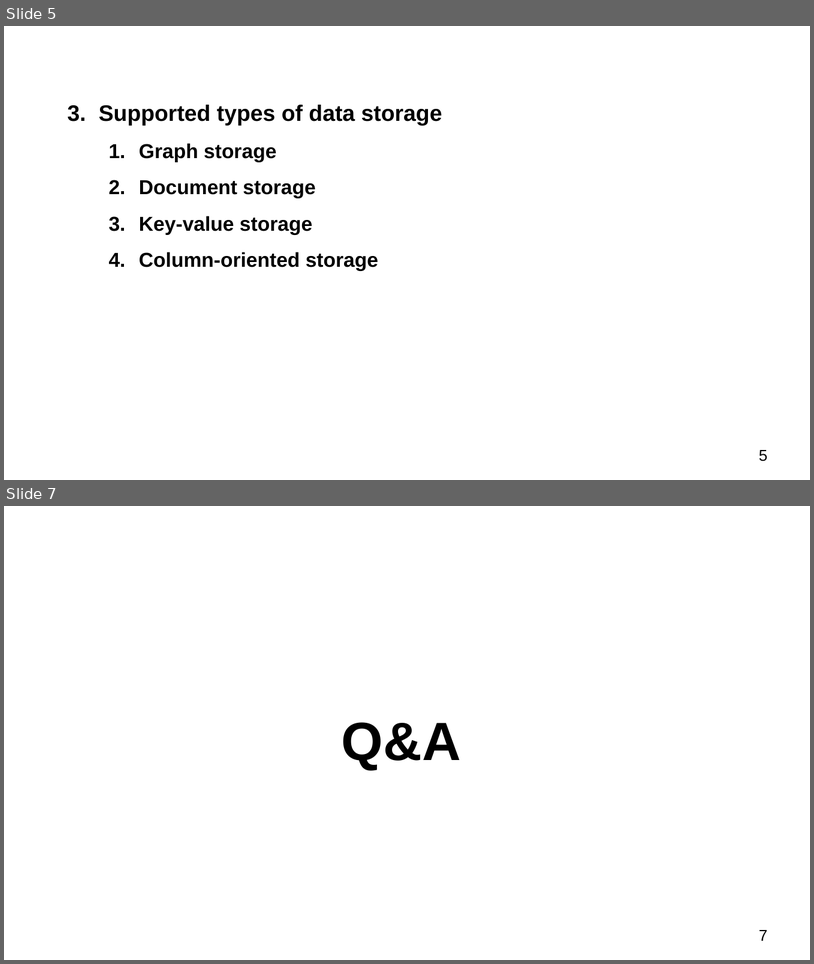
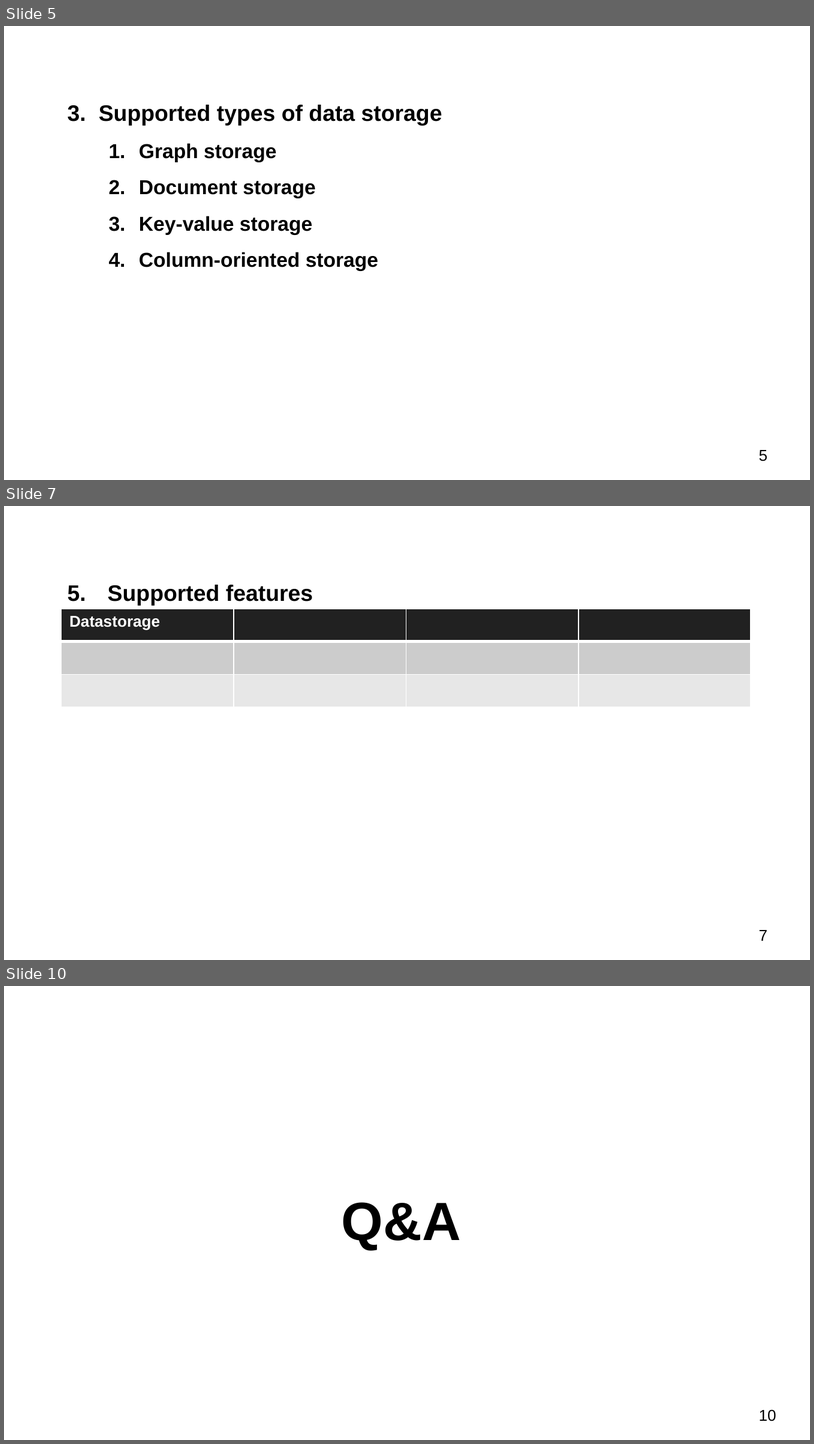
Before and after one commit to schernolyas/jpoint2017, a slide deck: presentation/jpoint2017.pptx. Shown one above the other, each under a label of ours: slides 5 and 7 before the commit, slides 5, 7 and 10 after it; the slides between them are not shown. The pictures are 814x964 and 814x1444 pixels, drawn with LibreOffice and Linux fonts; fonts in the diff are those of the drawing. Boxes give left, top, right and bottom in pixels: in the first picture for what was removed or moved away, otherwise in the second. Text is boxed around its words. In the diff, an @@ line names an element or a change of style, - is before the commit and + after.

```diff
--- a/presentation/jpoint2017.pptx
+++ b/presentation/jpoint2017.pptx
@@ slide 7 added at (4,506,810,960), background #FFFFFF @@
@@ text added at (108,585,313,606), 20 pt, text #000000, bold @@
+  5. Supported features
@@ table added at (61,609,752,708), 3 rows, 4 columns @@
+Datastorage |  |  | 
+ |  |  | 
+ |  |  | 
@@ page number added at (759,930,768,940), 14 pt, text #000000 @@
+7
@@ what was slide 7 is now slide 10 @@
@@ page number at (759,1409,777,1421): text changed @@
-7
+10
```
Also in this commit, not shown: 1 slide changed, 2 other slides added, 5 other files.
